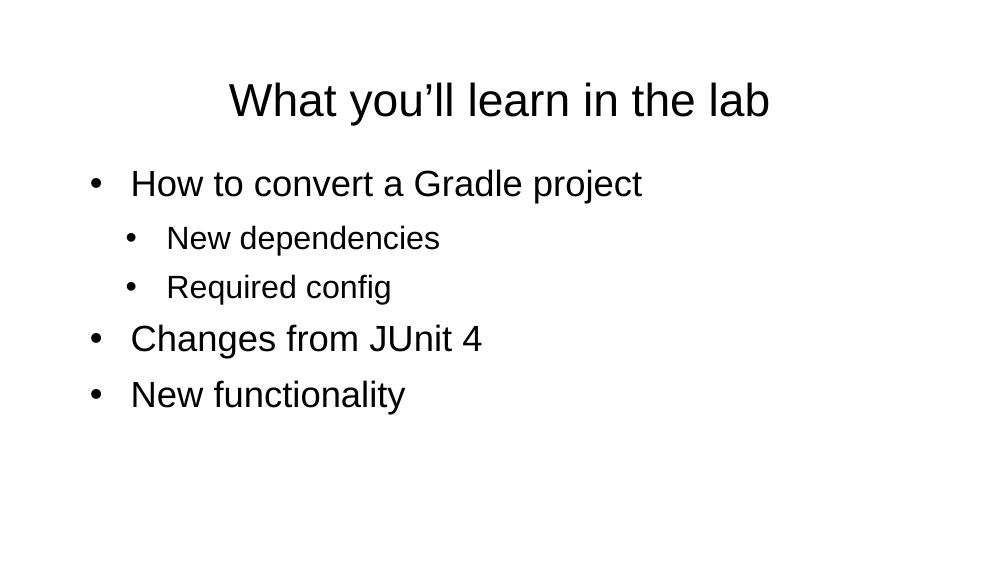
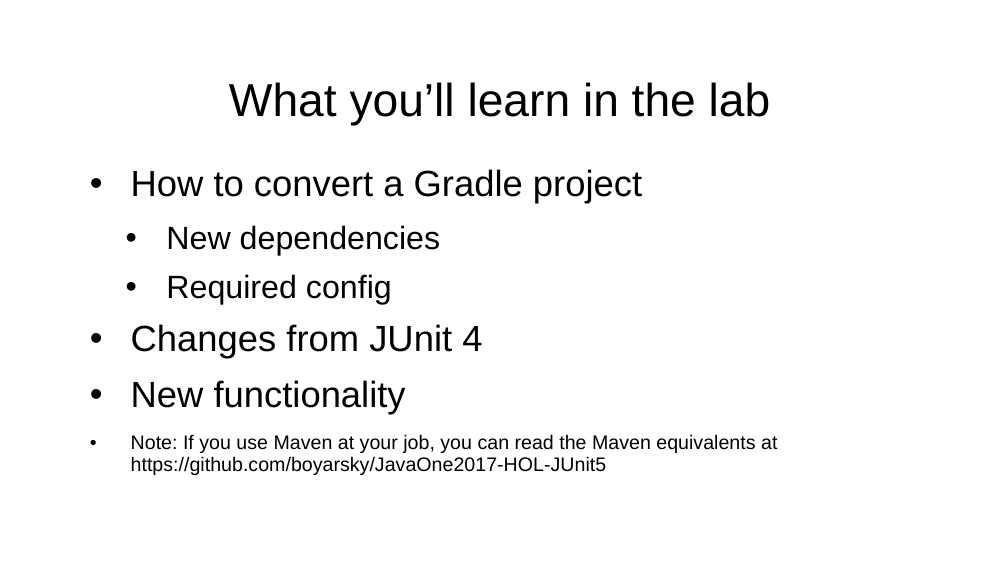
Before and after one commit to rkstarnerd/2018-devnexus-junit5-workshop, a slide deck: slide 5 of JUnit 5 Workshop Intro Presentation.ppt. Drawn at 1008x567 pixels with LibreOffice and Linux fonts; fonts in the diff are those of the drawing; background and template pictures are left out. Boxes give left, top, right and bottom in pixels: in the first picture for what was removed or moved away, otherwise in the second. Text is boxed around its words. In the diff, an @@ line names an element or a change of style, - is before the commit and + after.

Commit message:
copy from lab class so can run through it; update build file so can run junit 4 tests

```diff
--- a/JUnit 5 Workshop Intro Presentation.ppt
+++ b/JUnit 5 Workshop Intro Presentation.ppt
@@ text at box(131, 434, 777, 475): paragraph added @@
+• Note: If you use Maven at your job, you can read the Maven equivalents at https://github.com/boyarsky/JavaOne2017-HOL-JUnit5
```
Also in this commit, not shown: 13 other files.
